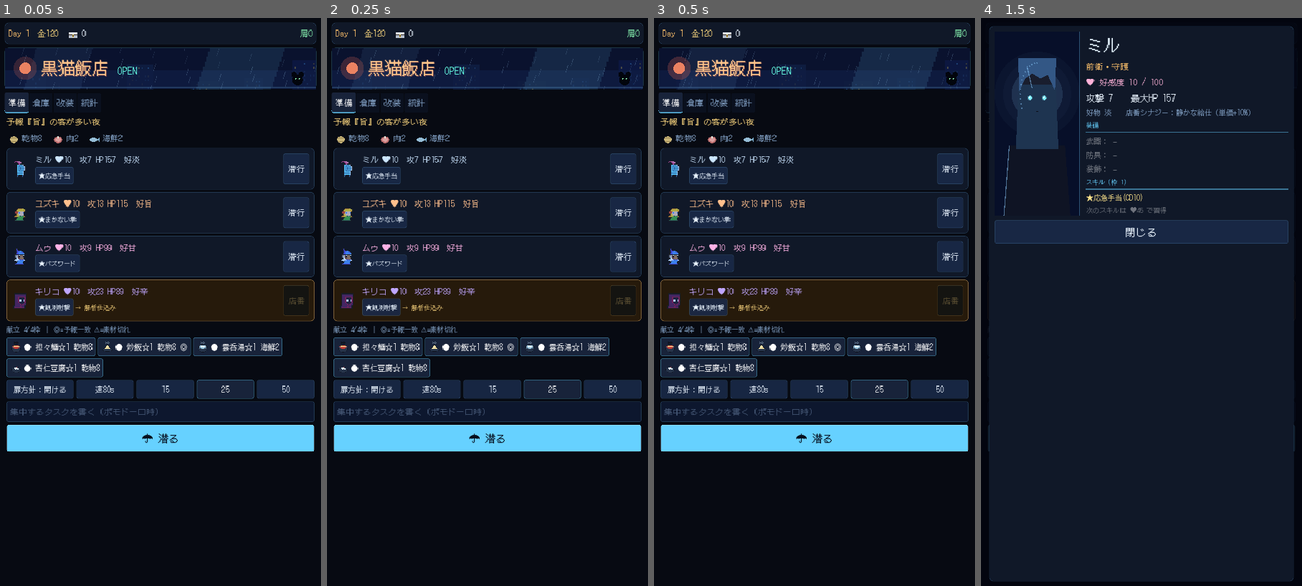
Above: before the commit, frames 1-4 (left to right).
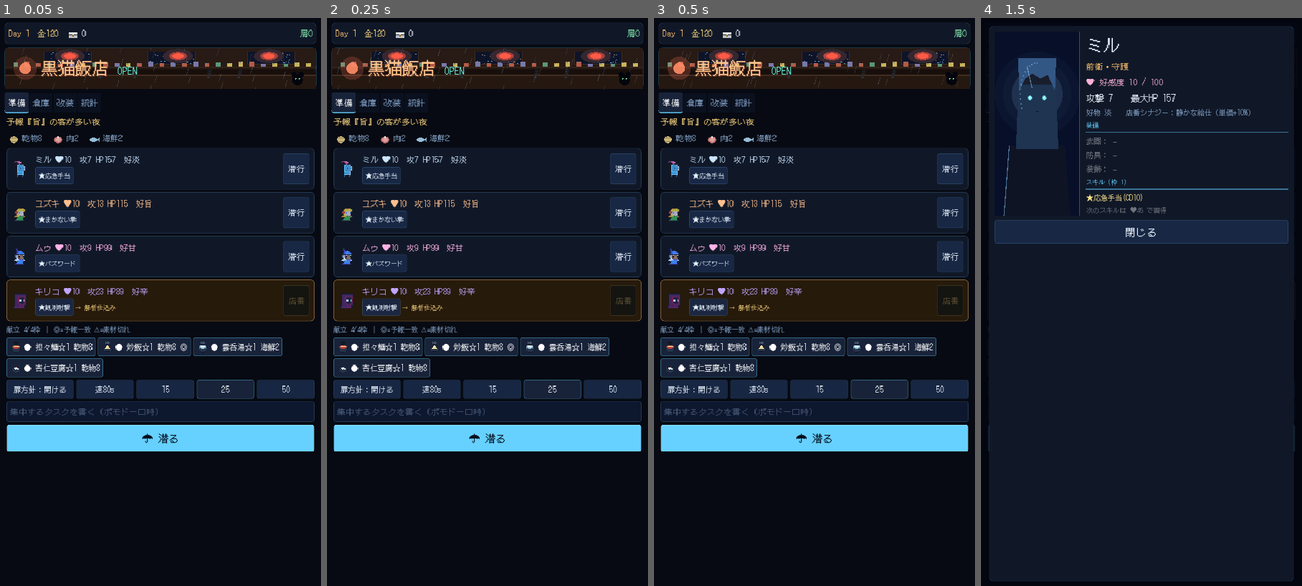
Above: after the commit, the same moments.

Repository: Conata/Pomodoro
Game: Godot game, scene res://main.tscn
Two runs of this game, one before a commit and one after it. Both use one fixed random seed, a clock stepped at 60 frames per second and the inputs below. Sound files missing from this copy of the repository are replaced by a short silence.
Inputs (mouse positions are in pixels of both pictures, inside the frame that each line leads up to):
- Up to frame 1 (0.05 s): no input
- Up to frame 2 (0.25 s): no input
- Up to frame 3 (0.5 s): no input
- Up to frame 4 (1.5 s): click (1141, 409) at 0.52 s; type "12" at 0.6 s; click (1003, 171) at 1.27 s

The runs differ from the first frame. In frame 1, 6.2% of the frame differs, in the area x 1-99%, y 5-13%; in frame 2, 6.2%; in frame 3, 6.2%; in frame 4, less than 0.1%.

Commit message:
feat: 店内背景・ボス演出・戦闘モーション・手続きBGM
すべて実装:
- 店内背景: 暖色の深夜食堂（赤提灯/棚の瓶/窓の外は冷ネオン）を生成し
  店先バナーの背景に。寒暖対比で「帰ってくる場所」感
- ボス演出(DiveView): 上部の専用HPバー＋名前、画面端の赤いふち脈動、
  ボスの脈動オーラ。ボス出現が一目で分かる
- 戦闘モーション: 戦闘中は味方/敵が交互に踏み込むlunge
- 手続きBGM: dive_drone/battle_layer をPython waveで合成。
  店テーマ(Abstraction)⇄潜行ドローンをフェーズでクロスフェード、
  戦闘中は battle_layer を重ねる（DESIGN.md のレイヤー構想を実装）

テスト70全パス、xvfbで店先/ボス戦を確認

https://claude.ai/code/session_016Bm5d2aQMXMz4o4Q9JWW5n

Diff:
--- a/main.gd
+++ b/main.gd
@@ -76,7 +76,9 @@
 var status_portrait: PortraitRect
 var status_name: Label
 var status_body: VBoxContainer
-var bgm: AudioStreamPlayer
+var bgm: AudioStreamPlayer       # 店テーマ（Abstraction CC0）
+var bgm_dive: AudioStreamPlayer  # 潜行ドローン（手続き生成）
+var bgm_battle: AudioStreamPlayer  # 戦闘レイヤー（手続き生成）
 var sfx_pool: Array[AudioStreamPlayer] = []
 var sfx_next := 0
 var sfx_cache := {}
@@ -106,6 +108,7 @@
 
 func _process(delta: float) -> void:
 	var now := Time.get_unix_time_from_system()
+	_update_bgm(delta)
 	if phase == Phase.DIVE:
 		_catch_up(now)
 		save_accum += delta
@@ -725,15 +728,45 @@
 		p.volume_db = -8.0
 		add_child(p)
 		sfx_pool.append(p)
-	var music_path := "res://assets/third_party/music/sketchbook_loop.ogg"
-	if ResourceLoader.exists(music_path):
-		bgm = AudioStreamPlayer.new()
-		var stream: AudioStream = load(music_path)
-		if stream is AudioStreamOggVorbis:
-			stream.loop = true
-		bgm.stream = stream
-		bgm.volume_db = -18.0
-		add_child(bgm)
+	bgm = _make_loop("res://assets/third_party/music/sketchbook_loop.ogg", -16.0)
+	bgm_dive = _make_loop("res://assets/generated/bgm/dive_drone.wav", -60.0)
+	bgm_battle = _make_loop("res://assets/generated/bgm/battle_layer.wav", -60.0)
+
+
+## ループ再生する AudioStreamPlayer を作る（OGG/WAV 両対応）。
+func _make_loop(path: String, vol_db: float) -> AudioStreamPlayer:
+	if not ResourceLoader.exists(path):
+		return null
+	var p := AudioStreamPlayer.new()
+	var stream: AudioStream = load(path)
+	if stream is AudioStreamOggVorbis:
+		stream.loop = true
+	elif stream is AudioStreamWAV:
+		stream.loop_mode = AudioStreamWAV.LOOP_FORWARD
+		stream.loop_begin = 0
+		stream.loop_end = int(stream.get_length() * stream.mix_rate)
+	p.stream = stream
+	p.volume_db = vol_db
+	add_child(p)
+	return p
+
+
+## フェーズ・戦況でBGMをクロスフェード（店⇄潜行＋戦闘レイヤー）。
+func _update_bgm(delta: float) -> void:
+	var diving := phase == Phase.DIVE
+	var in_combat: bool = diving and sim.state["in_combat"]
+	_fade(bgm, -16.0 if not diving else -42.0, delta)
+	_fade(bgm_dive, -10.0 if diving else -60.0, delta)
+	_fade(bgm_battle, -10.0 if in_combat else -60.0, delta)
+
+
+func _fade(p: AudioStreamPlayer, target_db: float, delta: float) -> void:
+	if p == null:
+		return
+	# 鳴っていなければ開始（ユーザー操作後＝Webの自動再生制限を回避）
+	if not p.playing and bgm != null and bgm.playing and target_db > -55.0:
+		p.play()
+	p.volume_db = move_toward(p.volume_db, target_db, 30.0 * delta)
 
 
 func _label(text: String, font_size: int, color := COL_TEXT) -> Label:
--- a/src/ui/dive_view.gd
+++ b/src/ui/dive_view.gd
@@ -81,14 +81,14 @@
 ## 待機中の店先バナー。薄い高さ（~96px）でも成立するモダンなネオン演出：
 ## 深い藍のグラデ＋雨＋ネオンの暖色サイン「黒猫飯店」＋脈動する OPEN ＋黒猫。
 func _draw_storefront(sz: Vector2, font: Font) -> void:
-	# 背景グラデ（上＝藍、下＝路面の照り返し）
-	draw_rect(Rect2(Vector2.ZERO, sz), Color(0.04, 0.07, 0.18))
-	# 遠景の摩天楼（ゆっくり流れる）
-	_draw_parallax("bg/city_far.png", pulse * 6.0, sz.y * 0.04, Color(0.55, 0.78, 1.05, 0.7))
-	draw_rect(Rect2(0, sz.y * 0.55, sz.x, sz.y * 0.45), Color(0.06, 0.11, 0.26, 0.78))
-	# 路面の反射ライン
-	draw_line(Vector2(0, sz.y - 3), Vector2(sz.x, sz.y - 3), Color(0.5, 0.8, 1.0, 0.18), 2.0)
-	_draw_lightshaft(sz)
+	# 店内（暖色）を背景に。窓の外は冷たいネオン都市＝寒暖の対比
+	var interior := _tex("res://assets/generated/bg/interior.png")
+	if interior != null:
+		draw_texture_rect(interior, Rect2(0, 0, sz.x, sz.y), false)
+	else:
+		draw_rect(Rect2(Vector2.ZERO, sz), Color(0.13, 0.08, 0.06))
+	# 文字の可読性のため下を少し沈める
+	draw_rect(Rect2(0, sz.y * 0.5, sz.x, sz.y * 0.5), Color(0.05, 0.03, 0.02, 0.45))
 	_draw_rain(sz)
 	# 提灯（暖色の脈動する円）
 	var lantern_glow := 0.35 + 0.12 * sin(pulse * 2.0)
@@ -169,6 +169,27 @@
 		draw_texture_rect(tex, Rect2(k * tw - off, top_y, tw, th), false, tint)
 
 
+## ボス戦の専用演出：画面端の赤いふち＋上部の大きなボスHPバー。
+func _draw_boss_stage(sz: Vector2, font: Font, boss: Dictionary) -> void:
+	var pulse_a := 0.18 + 0.10 * sin(pulse * 4.0)
+	# 赤いふち（4辺）
+	var edge := 6.0
+	var ec := Color(1.0, 0.3, 0.35, pulse_a)
+	draw_rect(Rect2(0, 0, sz.x, edge), ec)
+	draw_rect(Rect2(0, sz.y - edge, sz.x, edge), ec)
+	draw_rect(Rect2(0, 0, edge, sz.y), ec)
+	draw_rect(Rect2(sz.x - edge, 0, edge, sz.y), ec)
+	# ボスHPバー（上部・全幅）
+	var by := 52.0
+	var bw := sz.x - 28.0
+	var ratio := clampf(float(boss["hp"]) / float(boss["max_hp"]), 0.0, 1.0)
+	draw_rect(Rect2(14, by, bw, 12), Color(0.1, 0.02, 0.04, 0.85))
+	draw_rect(Rect2(14, by, bw * ratio, 12), Color(0.95, 0.3, 0.32))
+	draw_rect(Rect2(14, by, bw, 12), Color(1.0, 0.5, 0.5, 0.4), false, 1.0)
+	draw_string(font, Vector2(16, by - 4), "◆ %s" % String(boss["name"]),
+			HORIZONTAL_ALIGNMENT_LEFT, -1, 16, Color(1.0, 0.6, 0.62))
+
+
 ## ネオンの光芒（上から差すシアンの光）。
 func _draw_lightshaft(sz: Vector2) -> void:
 	var tex := _tex("res://assets/third_party/overlays/raylight.png")
@@ -248,11 +269,15 @@
 		if door_tex != null:
 			_draw_sprite(door_tex, Vector2(sz.x * 0.5, ground), false, Color(0.8, 0.9, 1.3))
 
+	# 戦闘中の突進モーション（味方は右へ、敵は左へ、交互に踏み込む）
+	var lunge_party := (7.0 * maxf(0.0, sin(pulse * 5.0))) if in_combat else 0.0
+	var lunge_enemy := (7.0 * maxf(0.0, sin(pulse * 5.0 + PI))) if in_combat else 0.0
+
 	# 潜行メンバー（左）
 	var ds: Array = sim.divers()
 	for i in ds.size():
 		var id: String = ds[i]
-		var x := 56.0 + i * 60.0
+		var x := 56.0 + i * 60.0 + lunge_party
 		var alive := float(sim.state["hp"].get(id, 0.0)) > 0.0
 		var tex := _anim_tex(String(KuroData.GIRLS[id]["sprite"]), mode if alive else "idle")
 		if tex != null:
@@ -264,17 +289,26 @@
 			draw_circle(Vector2(x, ground - 14), 12.0, KuroData.GIRLS[id]["color"])
 
 	# 敵（右・左向き）
+	var boss_mob := {}
 	for i in sim.state["mobs"].size():
 		var m: Dictionary = sim.state["mobs"][i]
-		var x: float = sz.x - 90.0 - i * 58.0
+		var x: float = sz.x - 90.0 - i * 58.0 - lunge_enemy
 		var tex2 := _anim_tex(String(m.get("sprite", "")), "idle")
 		var ratio := clampf(float(m["hp"]) / float(m["max_hp"]), 0.0, 1.0)
 		var tint: Color = Color(1.0, 0.55, 0.6) if m["boss"] else (Color(0.9, 0.75, 1.1) if m["elite"] else TINT)
+		if m["boss"]:
+			boss_mob = m
+			# ボスは一回り大きく、脈動するオーラ
+			draw_circle(Vector2(x, ground - 30), 40.0 + 4.0 * sin(pulse * 3.0), Color(1.0, 0.3, 0.35, 0.16))
 		if tex2 != null:
 			_draw_sprite(tex2, Vector2(x, ground), true, tint)
 			_draw_hp(x, ground - tex2.get_size().y * SCALE - 10.0, ratio, 44.0 if m["boss"] else 32.0)
 		else:
 			draw_circle(Vector2(x, ground - 14), 16.0 if m["boss"] else 10.0, tint)
+
+	# ボス演出：上部の専用HPバー＋ラベル＋赤いふち
+	if not boss_mob.is_empty():
+		_draw_boss_stage(sz, font, boss_mob)
 
 	_draw_fx(ground)
 	_draw_rain(sz)
Binary file added: assets/generated/bg/interior.png
Not shown, added: assets/generated/bg/interior.png.import
Not shown, added: assets/generated/bgm/battle_layer.wav.import
Not shown, added: assets/generated/bgm/dive_drone.wav.import
Not shown, changed: assets/generated/README.md
Not shown, added: assets/generated/bgm/battle_layer.wav
Not shown, added: assets/generated/bgm/dive_drone.wav
